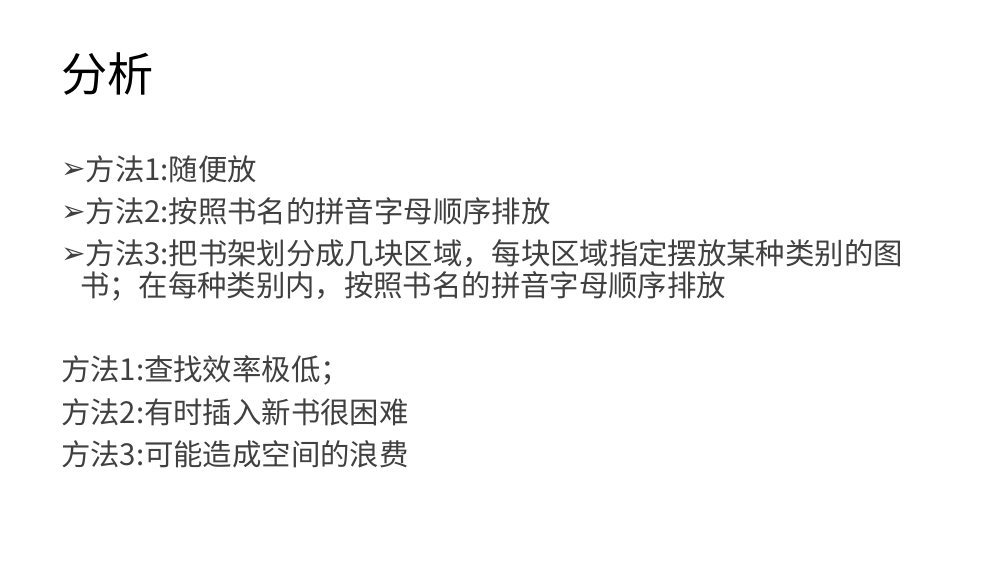
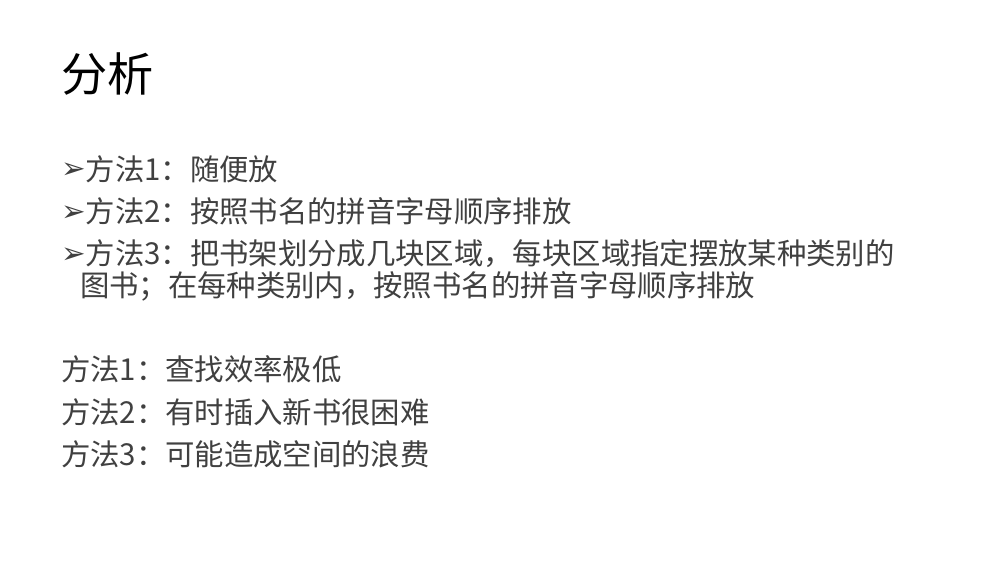
Before and after one commit to lezhang-thu/data-structure, a slide deck: slide 4 of 2022秋季-数据结构-第1章-概论.pptx. Drawn at 1008x567 pixels with LibreOffice and Linux fonts; fonts in the diff are those of the drawing. Boxes give left, top, right and bottom in pixels: in the first picture for what was removed or moved away, otherwise in the second. Text is boxed around its words. In the diff, an @@ line names an element or a change of style, - is before the commit and + after.

```diff
--- a/2022秋季-数据结构-第1章-概论.pptx
+++ b/2022秋季-数据结构-第1章-概论.pptx
@@ text at [61, 155, 895, 468]: text changed @@
-➢ 方法1:随便放
-➢ 方法2:按照书名的拼音字母顺序排放
-➢ 方法3:把书架划分成几块区域，每块区域指定摆放某种类别的图书；在每种类别内，按照书名的拼音字母顺序排放
-方法1:查找效率极低；
-方法2:有时插入新书很困难
-方法3:可能造成空间的浪费
+➢ 方法1：随便放
+➢ 方法2：按照书名的拼音字母顺序排放
+➢ 方法3：把书架划分成几块区域，每块区域指定摆放某种类别的图书；在每种类别内，按照书名的拼音字母顺序排放
+方法1：查找效率极低
+方法2：有时插入新书很困难
+方法3：可能造成空间的浪费
```
Also in this commit, not shown: 1 other slide changed, 1 other file.
